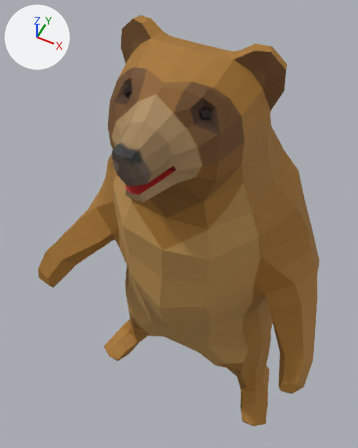
The FBX model Assets/Models/Bear/Bear@IDLE_01.FBX: old version first, new version second.
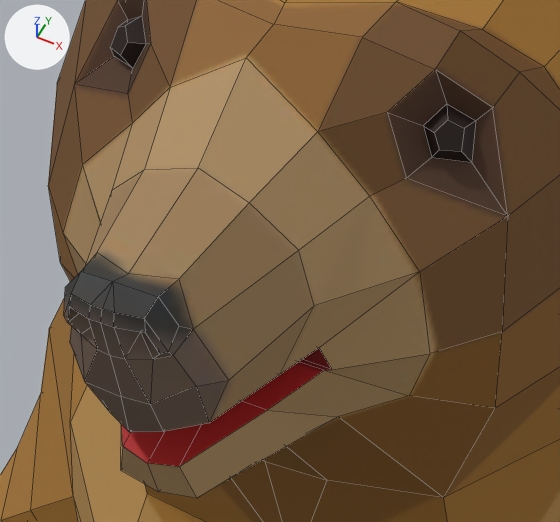
Each version is shown whole from a 50 mm camera at (0.849, -1.89, 4.353) aimed at (-0.166, 0.14, 1.816), then close up on the part from 27% to 65% of the width and 18% to 46% of the height. The lights are fixed; the arrows at upper left show +X, +Y and +Z. The close-ups show mesh edges as thin lines. Where no turn or scale is listed for an object, it has been applied to the vertices.

In view in the first close-up: 'Bear'.
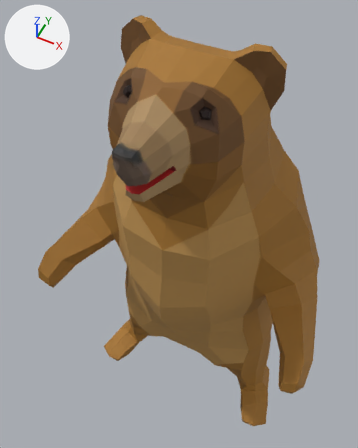
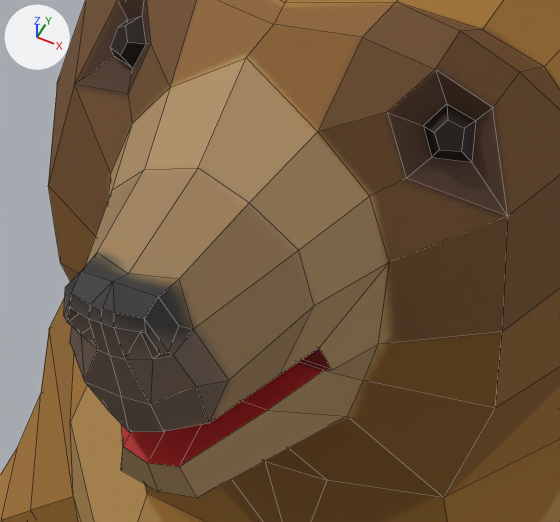
Boxes [x1, y1, x2, y2] around the edits, measured in the close-ups (560 x 522 px; the box of a moved part takes in the faces that stretch with it):
part 1 of me_mesh, moved or reshaped
    both: [48, 84, 508, 498]

The change in detail:
me_mesh has 533 vertices, 548 faces and spans x -0.95..0.95, y -0.69..0.71, z 0.0..3.29.
me_mesh is used by ob_bear; location (0.0, 0.0, 0.0).
Part 1, on me_mesh:
Vertex 162 of me_mesh moves from (-0.2, -0.41, 3.03) at pixel (82, 164) to (-0.16, -0.41, 3.03) at pixel (110, 173).
Vertex 179 of me_mesh moves from (-0.22, -0.43, 2.94) at pixel (62, 232) to (-0.16, -0.43, 2.93).
Vertex 180 of me_mesh moves from (-0.2, -0.44, 2.88) to (-0.15, -0.44, 2.88).
Vertex 182 of me_mesh moves from (-0.13, -0.47, 2.85) to (-0.13, -0.45, 2.83).
Vertex 459 of me_mesh moves from (0.2, -0.41, 3.03) at pixel (419, 271) to (0.16, -0.41, 3.03) at pixel (389, 262).
Vertex 476 of me_mesh moves from (0.22, -0.43, 2.94) at pixel (429, 353) to (0.16, -0.43, 2.93) at pixel (377, 344).
Vertex 477 of me_mesh moves from (0.2, -0.44, 2.88) at pixel (409, 395) to (0.15, -0.44, 2.88) at pixel (363, 380).
Vertex 480 of me_mesh moves from (0.13, -0.47, 2.85) at pixel (338, 416) to (0.13, -0.45, 2.83) at pixel (347, 416).
